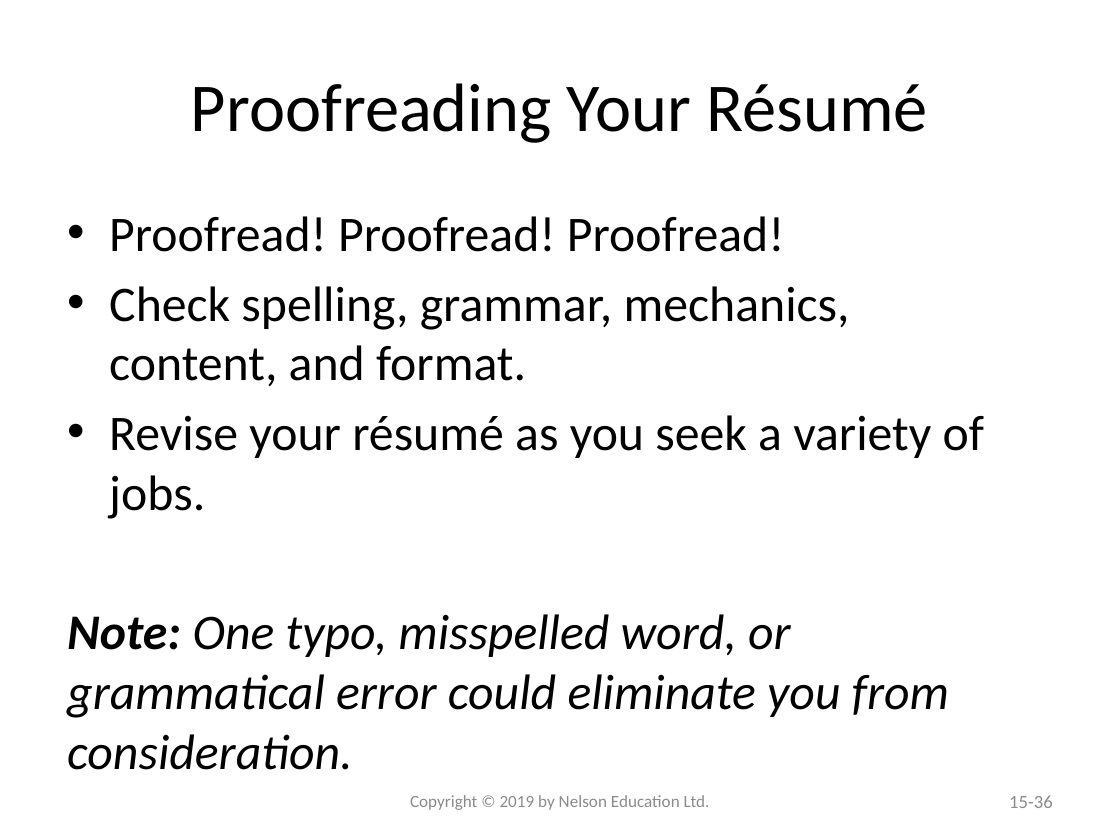
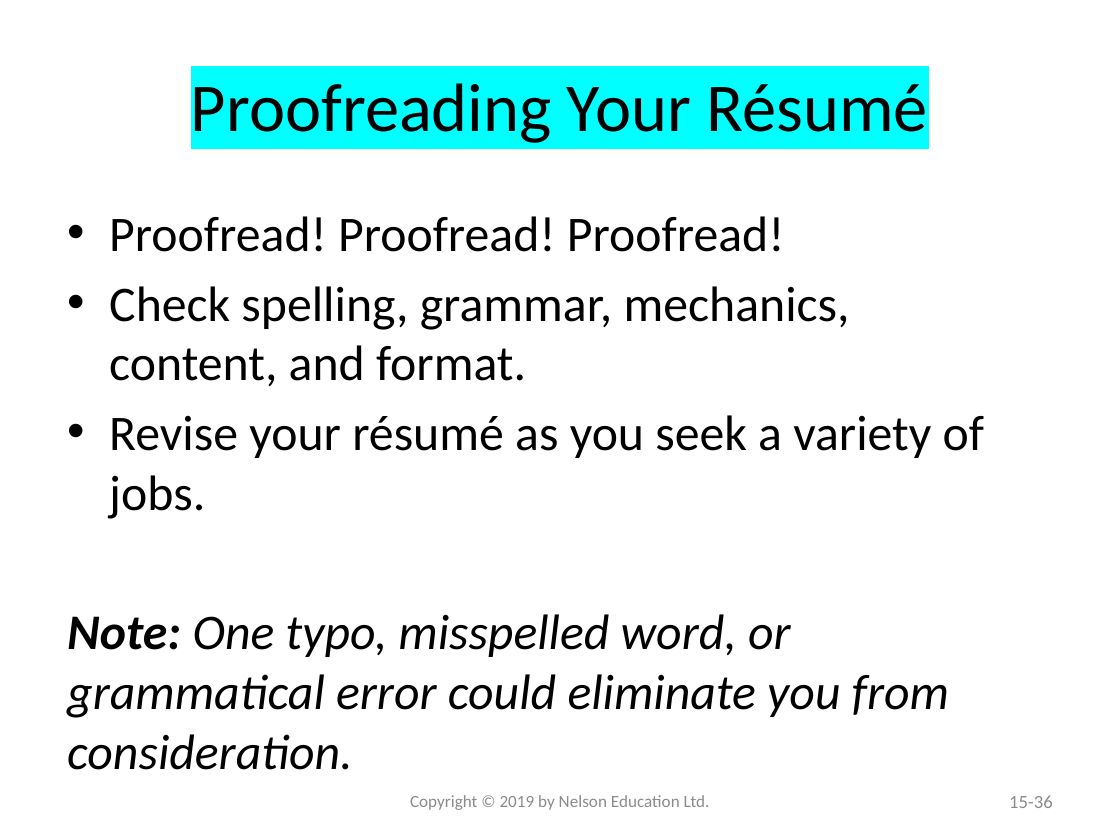
Before and after one commit to Kunjesh9867/WorkEnvironment, a slide deck: slide 36 of Week789 [Chapter 15].pptx. Drawn at 1120x840 pixels with LibreOffice and Linux fonts; fonts in the diff are those of the drawing. Boxes give left, top, right and bottom in pixels: in the first picture for what was removed or moved away, otherwise in the second. Text is boxed around its words. In the diff, an @@ line names an element or a change of style, - is before the commit and + after.

```diff
--- a/Week789 [Chapter 15].pptx
+++ b/Week789 [Chapter 15].pptx
@@ title "Proofreading Your Résumé" at [191, 83, 928, 143]: highlight none to #00FFFF @@
```
Also in this commit, not shown: 25 other slides changed.
